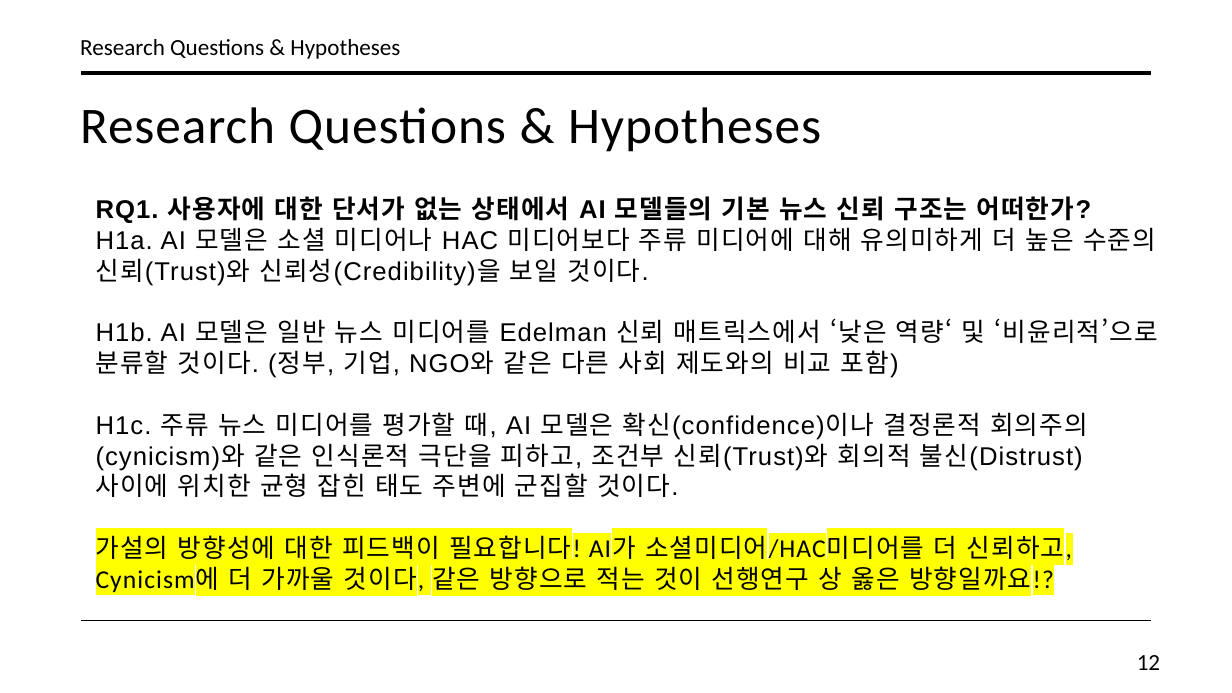
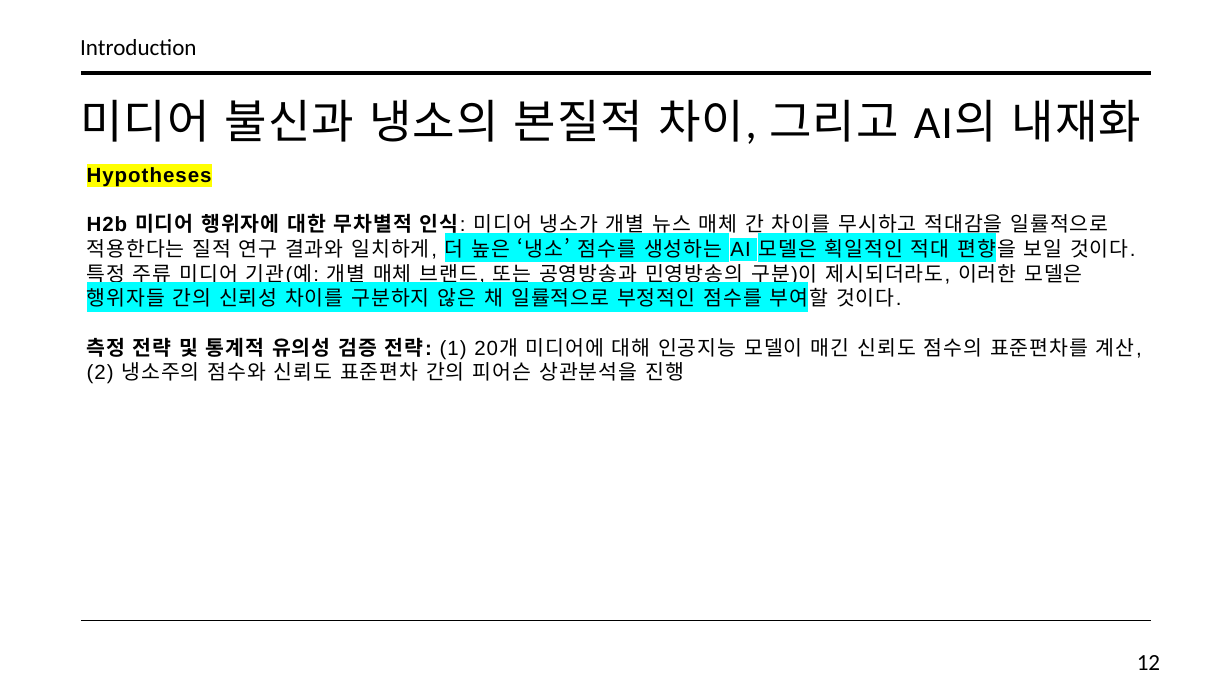
Before and after one commit to SongJongbeen/26-1, a slide deck: slide 12 of mac539/term-paper/Do Machines Trust the News Slide (Final).pptx. Drawn at 1232x693 pixels with LibreOffice and Linux fonts; fonts in the diff are those of the drawing. Boxes give left, top, right and bottom in pixels: in the first picture for what was removed or moved away, otherwise in the second. Text is boxed around its words. In the diff, an @@ line names an element or a change of style, - is before the commit and + after.

```diff
--- a/mac539/term-paper/Do Machines Trust the News Slide (Final).pptx
+++ b/mac539/term-paper/Do Machines Trust the News Slide (Final).pptx
@@ text at box(80, 39, 196, 55): text changed @@
-Research Questions & Hypotheses
+Introduction
@@ text at box(80, 99, 1141, 144): text changed; size 40 to 36 pt @@
-Research Questions & Hypotheses
+미디어 불신과 냉소의 본질적 차이, 그리고 AI의 내재화
@@ text at box(87, 167, 1142, 384): text changed; size 20 to 16 pt @@
-RQ1. 사용자에 대한 단서가 없는 상태에서 AI 모델들의 기본 뉴스 신뢰 구조는 어떠한가?
-H1a. AI 모델은 소셜 미디어나 HAC 미디어보다 주류 미디어에 대해 유의미하게 더 높은 수준의 신뢰(Trust)와 신뢰성(Credibility)을 보일 것이다.
-H1b. AI 모델은 일반 뉴스 미디어를 Edelman 신뢰 매트릭스에서 ‘낮은 역량‘ 및 ‘비윤리적’으로 분류할 것이다. (정부, 기업, NGO와 같은 다른 사회 제도와의 비교 포함)
-H1c. 주류 뉴스 미디어를 평가할 때, AI 모델은 확신(confidence)이나 결정론적 회의주의 (cynicism)와 같은 인식론적 극단을 피하고, 조건부 신뢰(Trust)와 회의적 불신(Distrust) 사이에 위치한 균형 잡힌 태도 주변에 군집할 것이다.
-가설의 방향성에 대한 피드백이 필요합니다! AI가 소셜미디어/HAC미디어를 더 신뢰하고, Cynicism에 더 가까울 것이다, 같은 방향으로 적는 것이 선행연구 상 옳은 방향일까요!?
+Hypotheses
+H2b 미디어 행위자에 대한 무차별적 인식: 미디어 냉소가 개별 뉴스 매체 간 차이를 무시하고 적대감을 일률적으로 적용한다는 질적 연구 결과와 일치하게, 더 높은 ‘냉소’ 점수를 생성하는 AI 모델은 획일적인 적대 편향을 보일 것이다. 특정 주류 미디어 기관(예: 개별 매체 브랜드, 또는 공영방송과 민영방송의 구분)이 제시되더라도, 이러한 모델은 행위자들 간의 신뢰성 차이를 구분하지 않은 채 일률적으로 부정적인 점수를 부여할 것이다.
+측정 전략 및 통계적 유의성 검증 전략: (1) 20개 미디어에 대해 인공지능 모델이 매긴 신뢰도 점수의 표준편차를 계산, (2) 냉소주의 점수와 신뢰도 표준편차 간의 피어슨 상관분석을 진행
```
Also in this commit, not shown: 13 other slides changed, 11 slides added, 11 slides removed, 12 other files.
